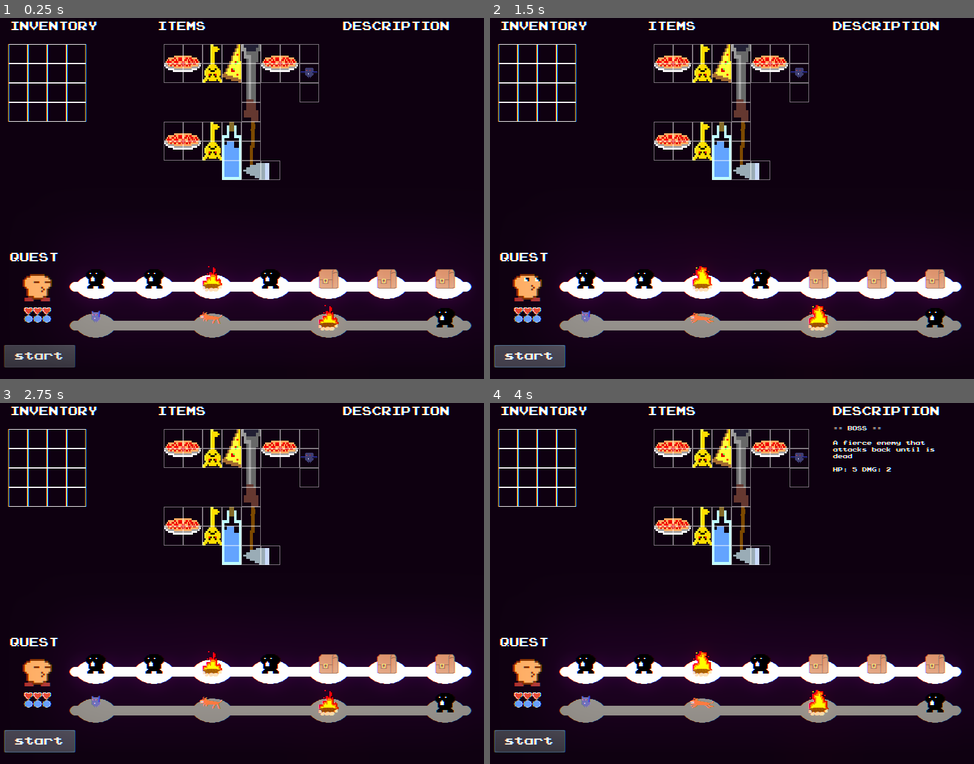
Above: before the commit, frames 1-4 (two rows, left to right).
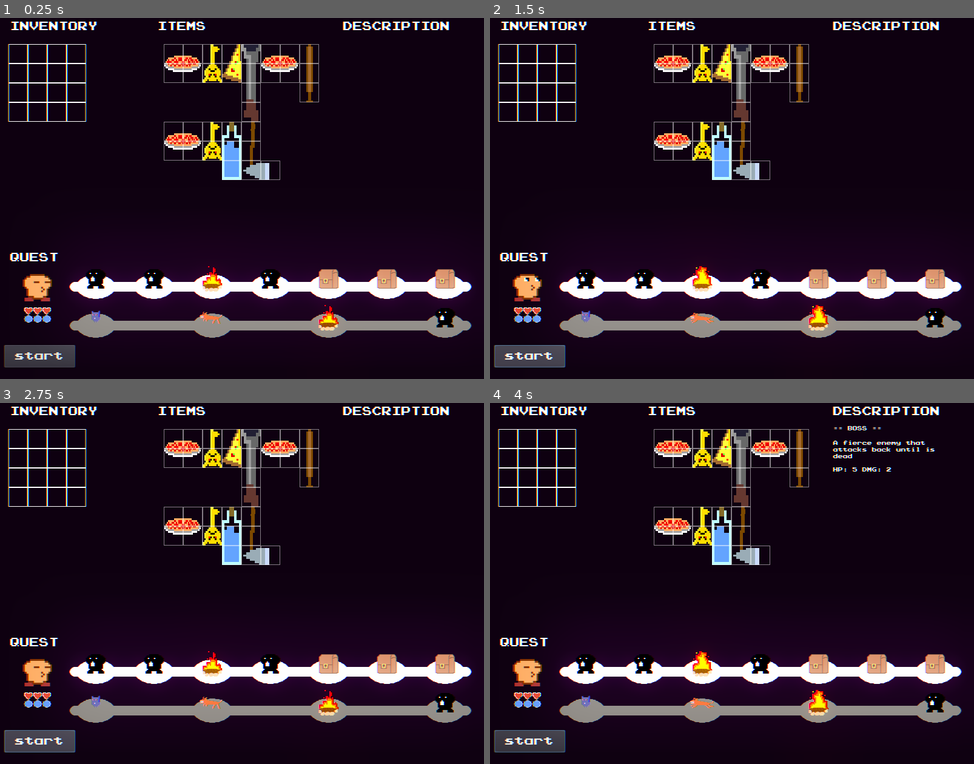
Above: after the commit, the same moments.

Repository: mcerdeira/inventory
Game: Godot game, scene res://scenes/Main.tscn
Two runs of this game, one before a commit and one after it. Both use one fixed random seed, a clock stepped at 60 frames per second and the inputs below.
Inputs (mouse positions are in pixels of both pictures, inside the frame that each line leads up to):
- Up to frame 1 (0.25 s): no input
- Up to frame 2 (1.5 s): click "start" at 0.5 s; click "start" at 1.25 s
- Up to frame 3 (2.75 s): click "start" at 2 s
- Up to frame 4 (4 s): drag from (586, 666) to (509, 439) at 2.77 s; drag from (644, 666) to (509, 439) at 3.52 s

The runs differ from the first frame. In frame 1, 0.2% of the frame differs, in the area x 62-66%, y 7-24%; in frame 2, 0.2%; in frame 3, 0.2%; in frame 4, 0.2%.

Commit message:
Modificaciones menores

Diff:
--- a/src/scripts/Global.gd
+++ b/src/scripts/Global.gd
@@ -65,7 +65,7 @@
 	"type": "special",
 	"value" : 0,
 	"size": "E",
-	"resource": "res://sprites/super_key_spr_0.png"
+	"resource": "res://sprites/super_key_spr_0.png",
 }
 
 var katana = {
@@ -75,7 +75,8 @@
 	"type": "melee",
 	"value" : 3,
 	"size": "I",
-	"resource":"res://sprites/katana_spr_0.png"
+	"resource":"res://sprites/katana_spr_0.png",
+	"uses" : 2,
 }
 
 var bat = {
@@ -85,7 +86,8 @@
 	"type": "melee",
 	"value" : 1,
 	"size": "smallI",
-	"resource":"res://sprites/bat_spr_0.png"
+	"resource":"res://sprites/baseballbat_spr_0.png",
+	"uses" : 4,
 }
 
 var axe = {
@@ -95,7 +97,8 @@
 	"type": "melee",
 	"value" : 2,
 	"size": "L",
-	"resource": "res://sprites/axe_spr_0.png"
+	"resource": "res://sprites/axe_spr_0.png",
+	"uses" : 3,
 }
 
 var shotgun = {
@@ -103,9 +106,10 @@
 	"description": "A rusty but functional shotgun.",
 	"long_description": "Range weapon that causes 2 dmg.",
 	"type": "range",
-	"value" : 2,
+	"value" : 4,
 	"size": "I",
-	"resource":"res://sprites/gun_spr_0.png"
+	"resource":"res://sprites/gun_spr_0.png",
+	"uses" : 1,
 }
 
 #Milestone items
Binary file added: src/sprites/baseballbat_spr_0.png
Not shown, added: src/sprites/baseballbat_spr_0.png.import
